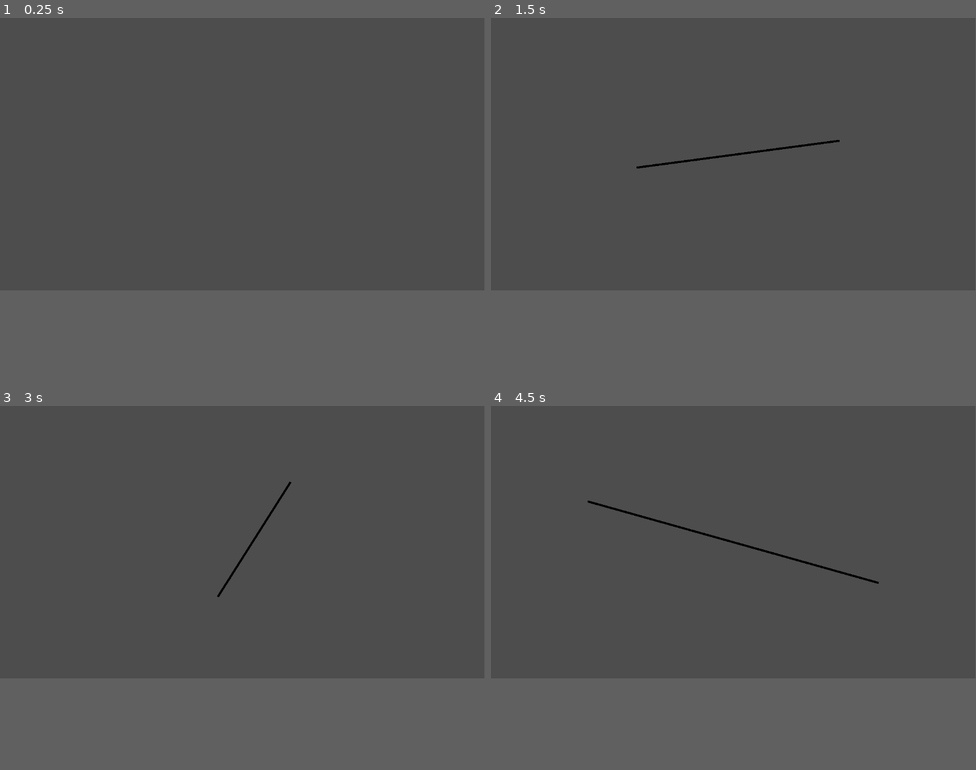
Above: before the commit, frames 1-4 (two rows, left to right).
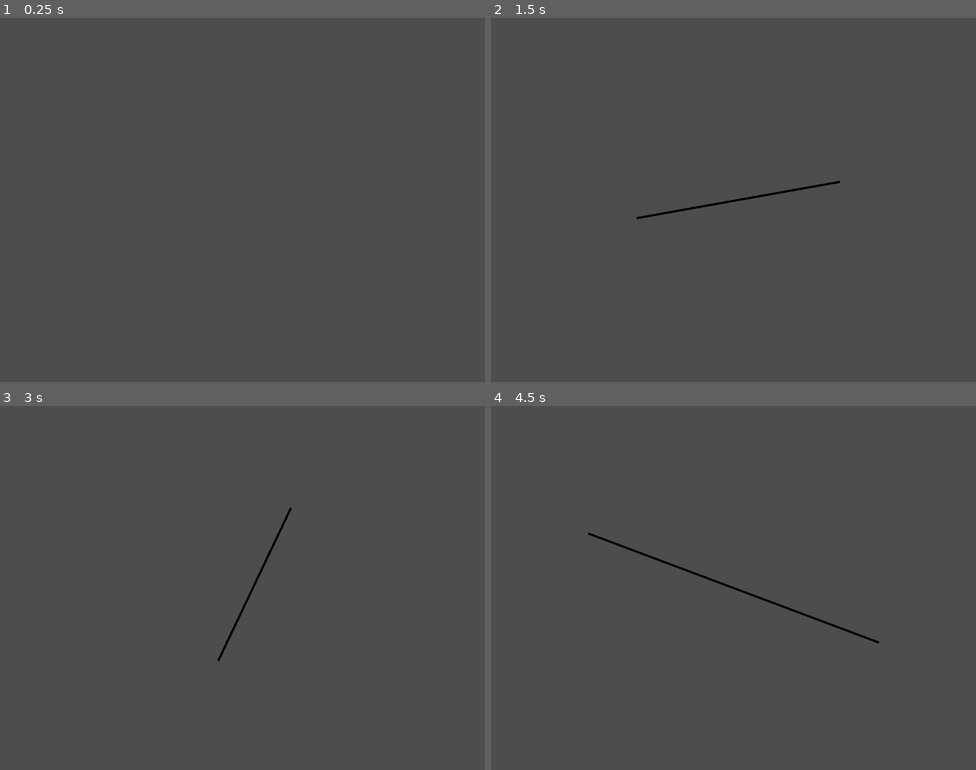
Above: after the commit, the same moments.

Repository: lohchness/Cursebreaker
Game: Godot game, scene res://whiteboard.tscn
Same seed, same stepped clock (60 frames per second), same inputs: the game is played once before the commit and once after it.
Inputs (mouse positions are in pixels of both pictures, inside the frame that each line leads up to):
- Up to frame 1 (0.25 s): no input
- Up to frame 2 (1.5 s): tap Enter at 0.5 s; move the mouse to (840, 141) at 0.52 s; press the mouse at (840, 141) at 0.53 s; tap Space at 1.25 s; move the mouse to (636, 167) at 1.27 s; release the mouse at (636, 167) at 1.28 s; click (636, 167) at 1.35 s
- Up to frame 3 (3 s): tap Enter at 2 s; move the mouse to (291, 482) at 2.02 s; press the mouse at (291, 482) at 2.03 s; tap Space at 2.75 s; move the mouse to (218, 595) at 2.77 s; release the mouse at (218, 595) at 2.78 s; click (218, 595) at 2.85 s
- Up to frame 4 (4.5 s): tap Enter at 3.5 s; move the mouse to (879, 584) at 3.52 s; press the mouse at (879, 584) at 3.53 s; tap Space at 4.25 s; move the mouse to (588, 500) at 4.27 s; release the mouse at (588, 500) at 4.28 s; click (588, 500) at 4.35 s
In our replay, the window is 799x449 before the commit and 800x600 after it. These sizes can differ from the game's own. Grey fills any space a smaller window leaves; there, only what the larger window draws over its background counts as a difference.

The runs differ from the first frame. In frame 1, only the window size differs. In frame 2, 0.5% of the frame differs, in the area x 30-72%, y 33-56%; in frame 3, 0.4%; in frame 4, 0.8%, in the area x 19-81%, y 26-66%.

Commit message:
resolution

Diff:
--- a/project.godot
+++ b/project.godot
@@ -15,6 +15,11 @@
 config/features=PackedStringArray("4.4", "Forward Plus")
 config/icon="res://icon.svg"
 
+[display]
+
+window/size/viewport_width=1120
+window/size/viewport_height=840
+
 [input]
 
 brush={
